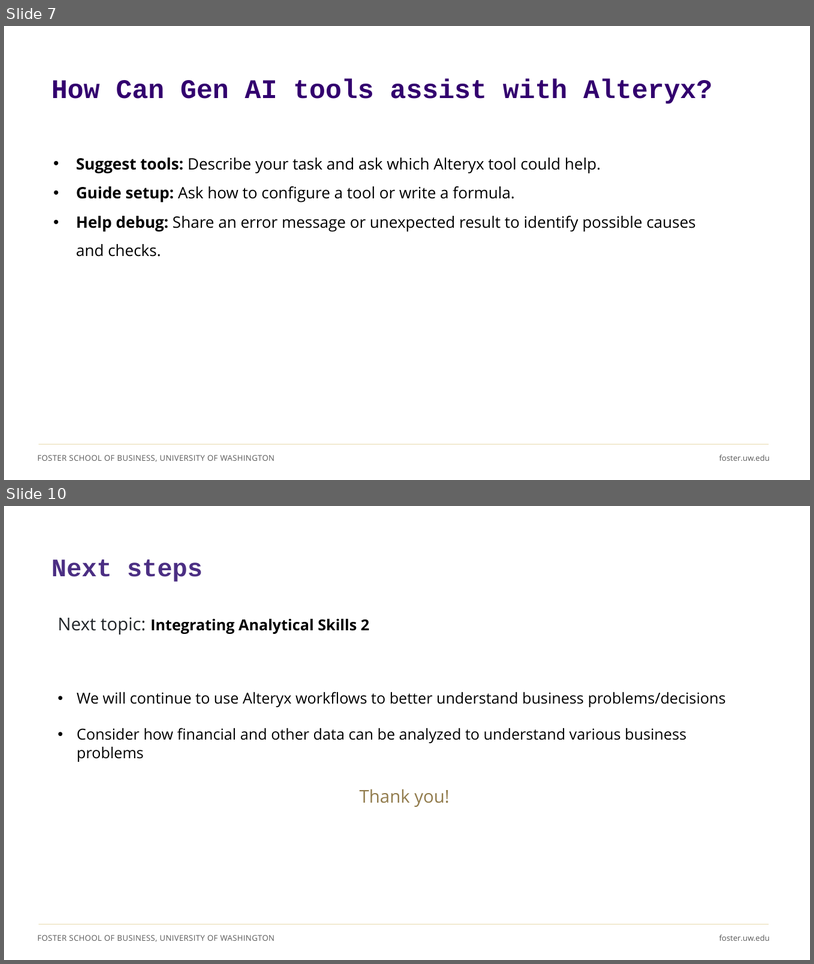
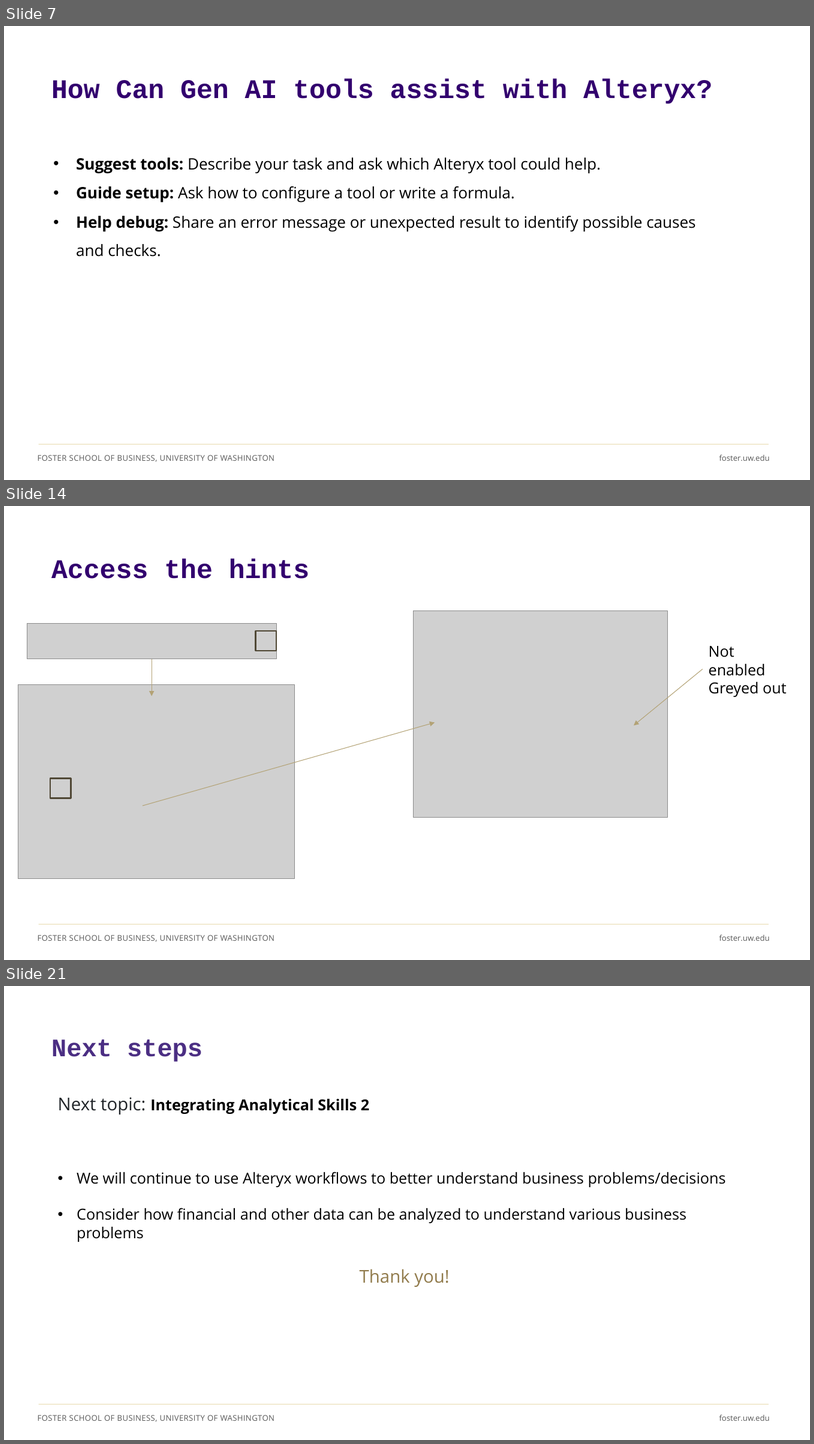
Before and after one commit to ashercurtis/slides.io, a slide deck: ACCTG320/ACCTG320Class10_2026.pptx. Shown one above the other, each under a label of ours: slides 7 and 10 before the commit, slides 7, 14 and 21 after it; the slides between them are not shown. The pictures are 814x964 and 814x1444 pixels, drawn with LibreOffice and Linux fonts; fonts in the diff are those of the drawing; grey boxes stand for pictures. Boxes give left, top, right and bottom in pixels: in the first picture for what was removed or moved away, otherwise in the second. Text is boxed around its words. In the diff, an @@ line names an element or a change of style, - is before the commit and + after.

```diff
--- a/ACCTG320/ACCTG320Class10_2026.pptx
+++ b/ACCTG320/ACCTG320Class10_2026.pptx
@@ slide 14 added at box(4, 506, 810, 960), background #FFFFFF; not listed: 3 template elements that a slide beside it also shows @@
@@ title added at box(51, 559, 309, 579), 32 pt, text #32006E, bold @@
+Access the hints
@@ picture added at box(414, 610, 668, 817) @@
@@ picture added at box(27, 624, 277, 658) @@
@@ rectangle added at box(255, 631, 277, 651), outline #504835 2 pt @@
@@ text added at box(709, 646, 787, 697), 18 pt, text #000000 @@
+Not enabled
+Greyed out
@@ arrow added from (152, 659) to (152, 696), #B4A275 0.75 pt @@
@@ picture added at box(18, 685, 294, 879) @@
@@ arrow added from (704, 669) to (635, 725), #B4A275 0.75 pt @@
@@ arrow added from (143, 805) to (435, 723), #B4A275 0.75 pt @@
@@ rectangle added at box(50, 778, 71, 798), outline #504835 2 pt @@
@@ what was slide 10 is now slide 21 @@
```
Also in this commit, not shown: 2 slides changed, 13 other slides added, 3 slides removed, 1 other file.
